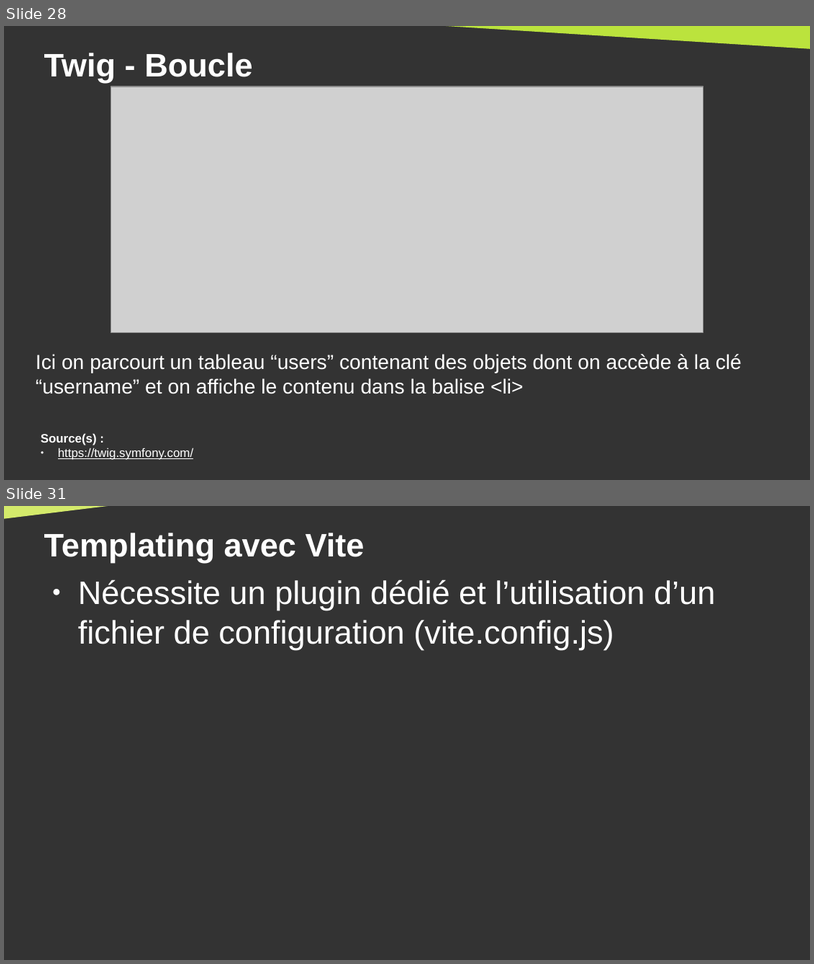
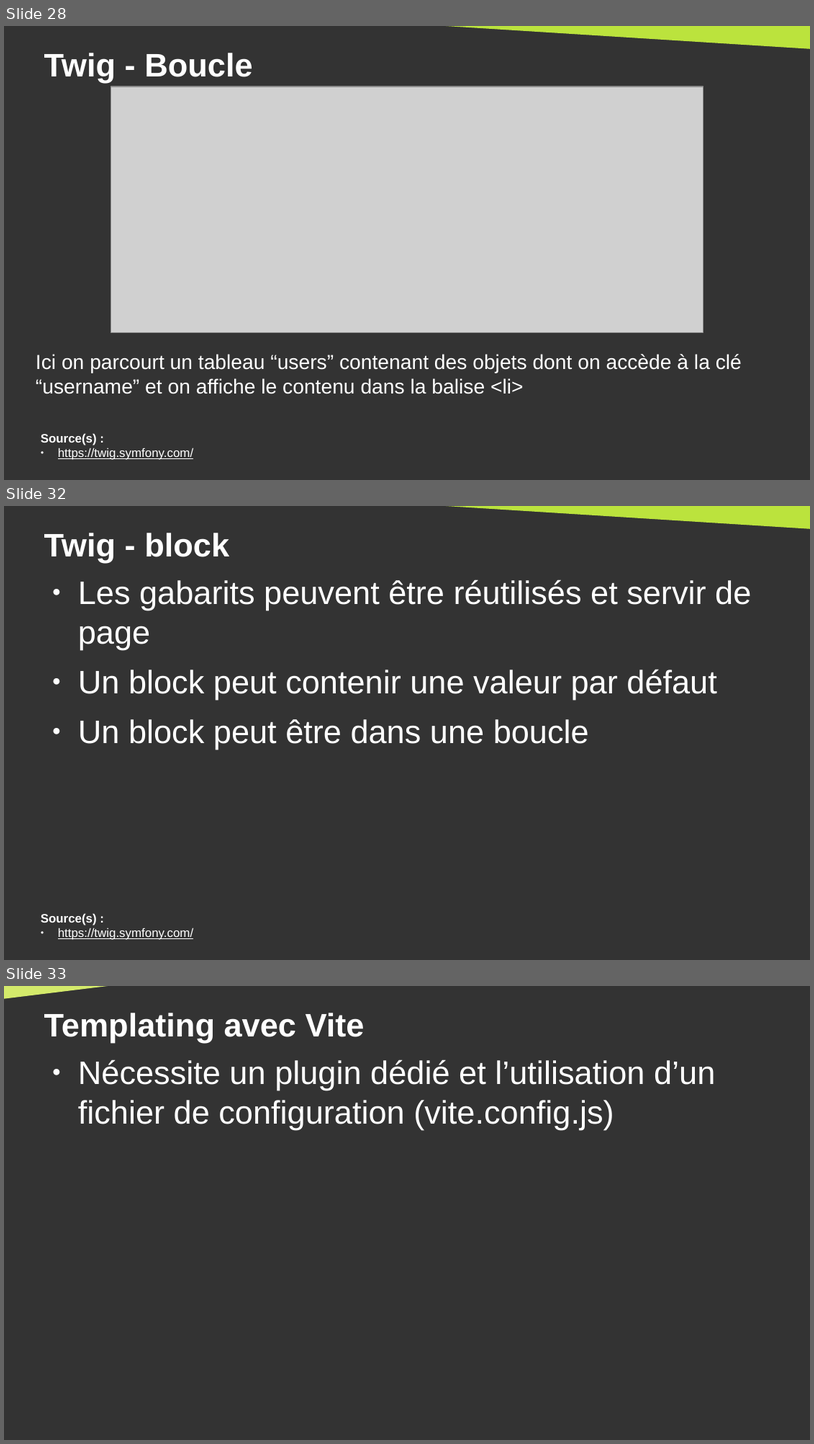
Before and after one commit to DanYellow/cours, a slide deck: developpement-front-s5/travaux-pratiques/numero-4/presentation.odp. Shown one above the other, each under a label of ours: slides 28 and 31 before the commit, slides 28, 32 and 33 after it; the slides between them are not shown. The pictures are 814x964 and 814x1444 pixels, drawn with LibreOffice and Linux fonts; fonts in the diff are those of the drawing; grey boxes stand for pictures. Boxes give left, top, right and bottom in pixels: in the first picture for what was removed or moved away, otherwise in the second. Text is boxed around its words. In the diff, an @@ line names an element or a change of style, - is before the commit and + after.

```diff
--- a/developpement-front-s5/travaux-pratiques/numero-4/presentation.odp
+++ b/developpement-front-s5/travaux-pratiques/numero-4/presentation.odp
@@ slide 32 added at [4,506,810,960], background #333333 @@
@@ right triangle added at [395,506,810,530], fill #BBE33D @@
@@ title added at [44,533,229,562], 32 pt, text #FFFFFF, bold @@
+Twig - block
@@ text added at [78,579,751,749], 32 pt, text #FFFFFF @@
+● Les gabarits peuvent être réutilisés et servir de page
+● Un block peut contenir une valeur par défaut
+● Un block peut être dans une boucle
@@ text added at [41,913,193,939], 12 pt, text #FFFFFF, underline @@
+Source(s) :
+● https://twig.symfony.com/
@@ what was slide 31 is now slide 33 @@
```
Also in this commit, not shown: 2 slides changed, 5 other slides added, 1 slide removed, 3 other files.
